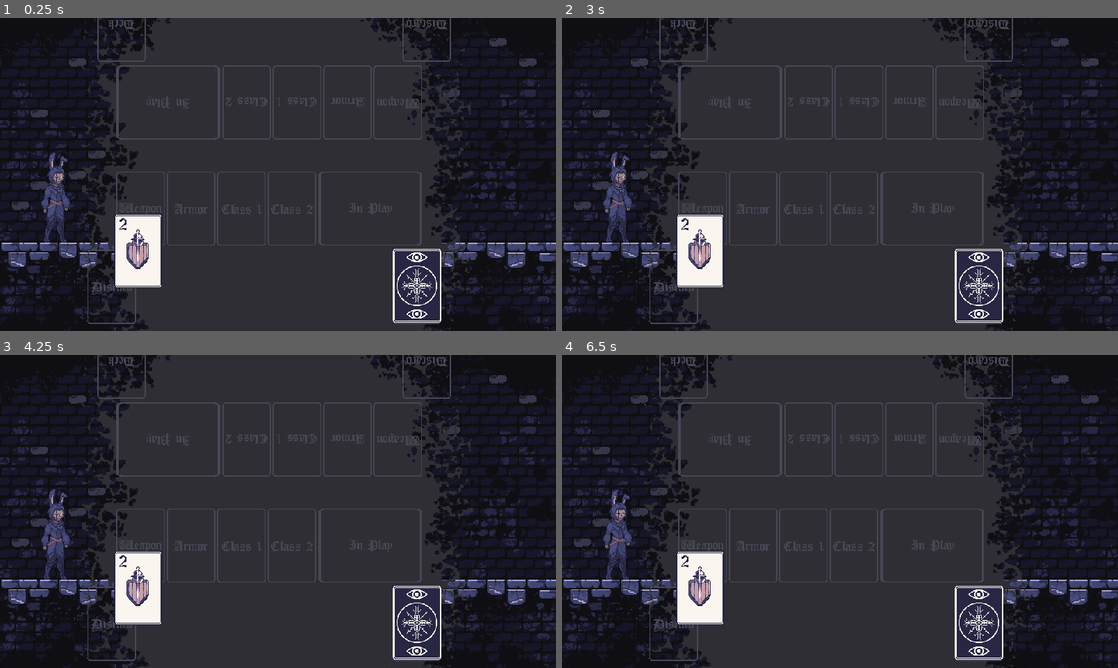
Above: before the commit, frames 1-4 (two rows, left to right).
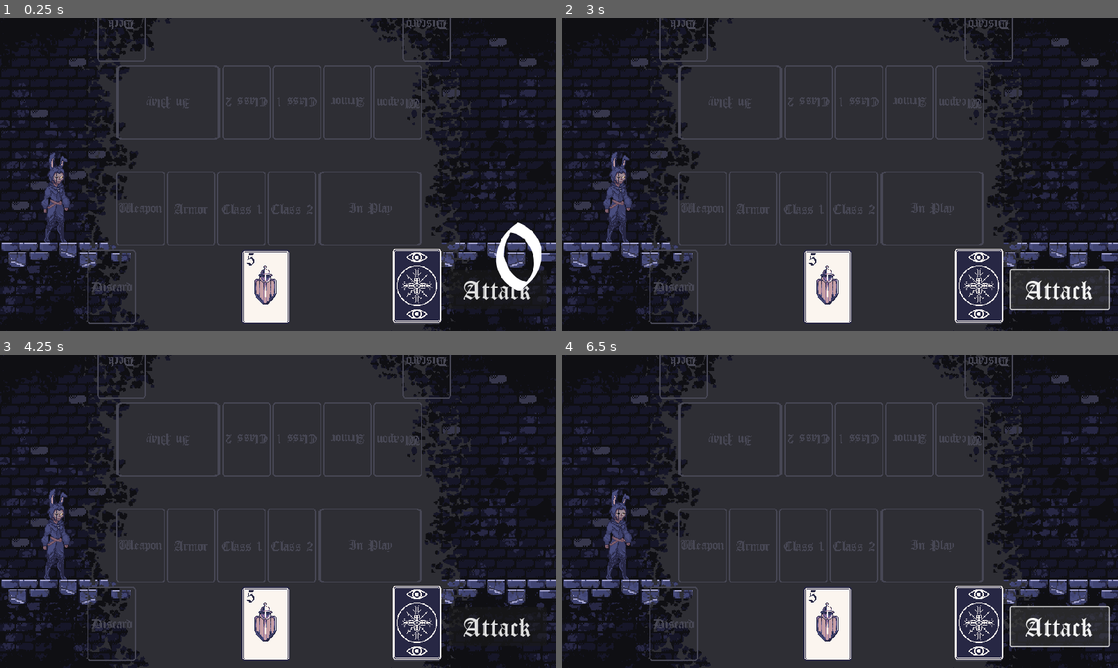
Above: after the commit, the same moments.

Repository: grahamcr4cker/PracticeCards
Game: Godot game, scene res://combat_dungeon.tscn
Two runs of this game, one before a commit and one after it. Both use one fixed random seed, a clock stepped at 60 frames per second and the inputs below.
Inputs (mouse positions are in pixels of both pictures, inside the frame that each line leads up to):
- Up to frame 1 (0.25 s): no input
- Up to frame 2 (3 s): click (1062, 290) at 0.5 s, where only the run after the commit has a clickable "Attack"; click (979, 287) at 1.25 s; click (979, 287) at 2 s; click (1062, 290) at 2.75 s, where only the run after the commit has a clickable "Attack"
- Up to frame 3 (4.25 s): click (417, 624) at 3.5 s
- Up to frame 4 (6.5 s): click (1062, 627) at 4.25 s, where only the run after the commit has a clickable "Attack"; tap Enter at 5.75 s

The runs differ from the first frame. In frame 1, 4.6% of the frame differs, in the area x 20-99%, y 62-98%; in frame 2, 5.0%; in frame 3, 4.0%; in frame 4, 5.0%.
Error after the commit: Invalid access to property or key 'label' on a base object of type 'PackedScene'. (res://player.gd:33)

Commit message:
button change
started working on a button

Diff:
--- a/PlayerDeck.gd
+++ b/PlayerDeck.gd
@@ -1,11 +1,11 @@
 extends TextureButton
 
-@onready var player_hand = $"../Player_hand"
-
-func _ready():
-	var heavy_armor = preload("res://heavy_armor_cards.tscn").instantiate()
-	for card in heavy_armor.get_children():
-		player_hand.add_child(card.duplicate())
+#@onready var player_hand = $"../hand"
+#@onready var heavy_armor = preload("res://heavy_armor_cards.tscn").instantiate()
+#
+#func _ready():
+#	for card in heavy_armor.get_children():
+#		player_hand.add_child(card.duplicate())
 
 	# print(player_hand.get_children()) #<- this print indicates that all 13 cards are in the hand, for sure. We just need to figure out how to display them in the 2D node or Hbox.
 
--- /dev/null
+++ b/Roll Result Indicator.gd
@@ -0,0 +1,17 @@
+extends Node2D
+
+@export var speed : int = 30
+@export var friction : int = 15
+var shift_direction: Vector2 = Vector2.ZERO
+
+@onready var label = $Label
+
+# Called when the node enters the scene tree for the first time.
+func _ready():
+	shift_direction = Vector2(randi_range(-1, 1), randi_range(-1, 1))
+
+
+# Called every frame. 'delta' is the elapsed time since the previous frame.
+func _process(delta):
+	global_position += speed * shift_direction * delta
+	speed = max(speed - friction * delta, 0)
--- a/combat_dungeon.tscn
+++ b/combat_dungeon.tscn
@@ -1,18 +1,19 @@
-[gd_scene load_steps=5 format=3 uid="uid://42qyq0numudm"]
+[gd_scene load_steps=9 format=3 uid="uid://42qyq0numudm"]
 
 [ext_resource type="Texture2D" uid="uid://g3ddrmm8t4rn" path="res://assets/Backgrounds/Background_Dungeon.png" id="1_cb83s"]
 [ext_resource type="PackedScene" uid="uid://bpd4ggfpexeid" path="res://player.tscn" id="2_wg4p0"]
 [ext_resource type="Texture2D" uid="uid://bhwmi0xufos0m" path="res://assets/Card Art/card_back.png" id="3_futgi"]
 [ext_resource type="Script" path="res://PlayerDeck.gd" id="4_0vce2"]
+[ext_resource type="Script" path="res://hand.gd" id="5_hxuek"]
+[ext_resource type="FontFile" uid="uid://diqt2vii6tchx" path="res://assets/Fonts/CloisterBlack.ttf" id="6_krib6"]
+[ext_resource type="PackedScene" uid="uid://bk6oa0oag1iqk" path="res://roll_result_indicator.tscn" id="7_g8lkh"]
 
-[node name="Control" type="Control"]
-layout_mode = 3
-anchors_preset = 15
-anchor_right = 1.0
-anchor_bottom = 1.0
-grow_horizontal = 2
-grow_vertical = 2
-metadata/_edit_use_anchors_ = true
+[sub_resource type="Curve" id="Curve_26ffl"]
+min_value = -1.0
+_data = [Vector2(0, 0), 0.0, 0.0, 0, 1, Vector2(1, 0), 0.0, 0.0, 1, 0]
+point_count = 2
+
+[node name="playspace" type="Node2D"]
 
 [node name="BackgroundDungeon" type="Sprite2D" parent="."]
 position = Vector2(480, 270)
@@ -23,119 +24,140 @@
 position = Vector2(103, 308)
 
 [node name="player_deck" type="Container" parent="."]
-layout_mode = 1
 anchors_preset = -1
 anchor_left = 0.706
 anchor_top = 0.741
 anchor_right = 0.794
 anchor_bottom = 0.978
-offset_left = 0.23999
-offset_top = -0.140045
-offset_right = -0.240051
-offset_bottom = -0.119995
+offset_left = 678.0
+offset_top = 400.0
+offset_right = 678.0
+offset_bottom = 400.02
 tooltip_text = "Deck"
 mouse_default_cursor_shape = 2
+metadata/_edit_use_anchors_ = true
 
 [node name="discard" type="Container" parent="."]
-layout_mode = 1
 anchors_preset = -1
 anchor_left = 0.157
 anchor_top = 0.741
 anchor_right = 0.245
 anchor_bottom = 0.978
-offset_left = 0.279999
-offset_top = -0.140045
-offset_right = -0.200012
-offset_bottom = -0.119995
+offset_left = 151.0
+offset_top = 400.0
+offset_right = 151.0
+offset_bottom = 400.02
 tooltip_text = "Discard"
+metadata/_edit_use_anchors_ = true
 
 [node name="weapon_stack" type="Container" parent="."]
-layout_mode = 0
 offset_left = 201.0
 offset_top = 265.0
 offset_right = 285.0
 offset_bottom = 393.0
 tooltip_text = "Discard"
+metadata/_edit_use_anchors_ = true
 
 [node name="armor_stack" type="Container" parent="."]
-layout_mode = 1
 anchors_preset = -1
 anchor_left = 0.3
 anchor_top = 0.491
 anchor_right = 0.387
 anchor_bottom = 0.728
-offset_top = -0.140015
-offset_right = 0.47998
-offset_bottom = -0.120026
+offset_left = 288.0
+offset_top = 265.0
+offset_right = 288.48
+offset_bottom = 265.02
 tooltip_text = "Discard"
+metadata/_edit_use_anchors_ = true
 
 [node name="class1_stack" type="Container" parent="."]
-layout_mode = 1
 anchors_preset = -1
 anchor_left = 0.391
 anchor_top = 0.491
 anchor_right = 0.478
 anchor_bottom = 0.728
-offset_left = -0.360046
-offset_top = -0.140015
-offset_right = 0.119995
-offset_bottom = -0.120026
+offset_left = 375.0
+offset_top = 265.0
+offset_right = 375.48
+offset_bottom = 265.02
 tooltip_text = "Discard"
+metadata/_edit_use_anchors_ = true
 
 [node name="class2_stack" type="Container" parent="."]
-layout_mode = 1
 anchors_preset = -1
 anchor_left = 0.481
 anchor_top = 0.491
 anchor_right = 0.569
 anchor_bottom = 0.728
-offset_left = 0.23996
-offset_top = -0.140015
-offset_right = -0.23999
-offset_bottom = -0.120026
+offset_left = 462.0
+offset_top = 265.0
+offset_right = 462.0
+offset_bottom = 265.02
 tooltip_text = "Discard"
+metadata/_edit_use_anchors_ = true
 
 [node name="player_inplay" type="Container" parent="."]
-layout_mode = 1
 anchors_preset = -1
 anchor_left = 0.573
 anchor_top = 0.491
 anchor_right = 0.759
 anchor_bottom = 0.728
-offset_left = -0.0800171
-offset_top = -0.140015
-offset_right = 0.359924
-offset_bottom = -0.120026
+offset_left = 550.0
+offset_top = 265.0
+offset_right = 550.44
+offset_bottom = 265.02
 tooltip_text = "Discard"
+metadata/_edit_use_anchors_ = true
 
 [node name="Player Deck" type="TextureButton" parent="."]
-layout_mode = 1
 anchors_preset = -1
 anchor_left = 0.706
 anchor_top = 0.737
 anchor_right = 0.794
 anchor_bottom = 0.974
-offset_left = 0.23999
-offset_top = 0.019989
-offset_right = -0.240051
-offset_bottom = 0.039978
+offset_left = 678.0
+offset_top = 398.0
+offset_right = 762.0
+offset_bottom = 526.0
 texture_normal = ExtResource("3_futgi")
 texture_pressed = ExtResource("3_futgi")
 texture_hover = ExtResource("3_futgi")
 script = ExtResource("4_0vce2")
+metadata/_edit_use_anchors_ = true
+
+[node name="hand" type="Node2D" parent="."]
+position = Vector2(459, 464)
+script = ExtResource("5_hxuek")
+spread_curve = SubResource("Curve_26ffl")
 
 [node name="Player_hand" type="HBoxContainer" parent="."]
-layout_mode = 1
+visible = false
 anchors_preset = -1
 anchor_left = 0.253
 anchor_top = 0.744
 anchor_right = 0.7
 anchor_bottom = 0.972
-offset_left = -3.88002
-offset_top = 0.23999
-offset_right = -6.10352e-05
-offset_bottom = 0.119995
+offset_left = 239.0
+offset_top = 402.0
+offset_right = 242.88
+offset_bottom = 402.0
 grow_horizontal = 2
 grow_vertical = 2
 theme_override_constants/separation = 2
 alignment = 1
+metadata/_edit_use_anchors_ = true
+
+[node name="Attack Button" type="Button" parent="."]
+offset_left = 775.0
+offset_top = 435.0
+offset_right = 944.0
+offset_bottom = 502.0
+theme_override_fonts/font = ExtResource("6_krib6")
+theme_override_font_sizes/font_size = 48
+text = "Attack"
+
+[node name="Roll Result Indicator" parent="." instance=ExtResource("7_g8lkh")]
+position = Vector2(790, 276)
+
+[connection signal="pressed" from="Attack Button" to="Player" method="_on_attack_button_pressed"]
--- /dev/null
+++ b/hand.gd
@@ -0,0 +1,22 @@
+extends Node2D
+
+const CARD = preload("res://cards/armor/heavy armor/five_of_heavy_armor.tscn")
+@onready var hand = $"."
+@export var spread_curve = Curve
+
+func _ready():
+	add_5_cards()
+	set_hand_ratio()
+
+func set_hand_ratio():
+	for card in hand.get_children():
+		var hand_ratio = 0.5
+		var destination = hand.global_transform
+		if get_child_count() > 1:
+			hand_ratio = float(card.get_index())/float(hand.get_child_count() -1)
+
+
+func add_5_cards() -> void:
+	for _x in 5:
+		var card = CARD.instantiate()
+		add_child(card)
--- a/player.gd
+++ b/player.gd
@@ -2,6 +2,8 @@
 
 @onready var animation = $AnimationPlayer
 var total_health = "res://Class.gd.Priest.total_health"
+var mastery_bonus = 3
+const roll_indicator = preload("res://roll_result_indicator.tscn")
 
 
 func updateAnimation():
@@ -10,3 +12,22 @@
 func _physics_process(_delta):
 	move_and_slide()
 	updateAnimation()
+
+
+func _on_attack_button_pressed():
+	var result = randi_range(1,10) + mastery_bonus
+	print(result)
+	spawn_roll_indicator(result) #doesn't work, causes crash
+
+
+func spawn_effect(EFFECT: PackedScene, effect_position: Vector2 = global_position):
+	if EFFECT:
+		var effect = EFFECT.instantiate()
+		get_tree().current_scene.add_child(effect)
+		effect.global_position = effect_position
+		return effect
+
+func spawn_roll_indicator(roll: int):
+	var indicator = roll_indicator
+	if indicator:
+		indicator.label.text = str(roll) #think crash is caused by this. Invalid get index 'label' (on base:PackedScene')
--- /dev/null
+++ b/roll_result_indicator.tscn
@@ -0,0 +1,97 @@
+[gd_scene load_steps=6 format=3 uid="uid://bk6oa0oag1iqk"]
+
+[ext_resource type="Script" path="res://Roll Result Indicator.gd" id="1_2cwkx"]
+[ext_resource type="FontFile" uid="uid://diqt2vii6tchx" path="res://assets/Fonts/CloisterBlack.ttf" id="2_mbvdg"]
+
+[sub_resource type="Animation" id="Animation_xtg6v"]
+resource_name = "show_result"
+tracks/0/type = "method"
+tracks/0/imported = false
+tracks/0/enabled = true
+tracks/0/path = NodePath(".")
+tracks/0/interp = 1
+tracks/0/loop_wrap = true
+tracks/0/keys = {
+"times": PackedFloat32Array(1),
+"transitions": PackedFloat32Array(1),
+"values": [{
+"args": [],
+"method": &"queue_free"
+}]
+}
+tracks/1/type = "value"
+tracks/1/imported = false
+tracks/1/enabled = true
+tracks/1/path = NodePath("Label:scale")
+tracks/1/interp = 1
+tracks/1/loop_wrap = true
+tracks/1/keys = {
+"times": PackedFloat32Array(0, 0.3),
+"transitions": PackedFloat32Array(1, 1),
+"update": 0,
+"values": [Vector2(0.5, 0.5), Vector2(1, 1)]
+}
+tracks/2/type = "value"
+tracks/2/imported = false
+tracks/2/enabled = true
+tracks/2/path = NodePath("Label:modulate")
+tracks/2/interp = 1
+tracks/2/loop_wrap = true
+tracks/2/keys = {
+"times": PackedFloat32Array(0, 0.3, 1),
+"transitions": PackedFloat32Array(1, 1, 1),
+"update": 0,
+"values": [Color(1, 1, 1, 1), Color(1, 1, 1, 1), Color(1, 1, 1, 0)]
+}
+
+[sub_resource type="Animation" id="Animation_5au47"]
+length = 0.001
+tracks/0/type = "value"
+tracks/0/imported = false
+tracks/0/enabled = true
+tracks/0/path = NodePath("Label:scale")
+tracks/0/interp = 1
+tracks/0/loop_wrap = true
+tracks/0/keys = {
+"times": PackedFloat32Array(0),
+"transitions": PackedFloat32Array(1),
+"update": 0,
+"values": [Vector2(0.5, 0.5)]
+}
+tracks/1/type = "value"
+tracks/1/imported = false
+tracks/1/enabled = true
+tracks/1/path = NodePath("Label:modulate")
+tracks/1/interp = 1
+tracks/1/loop_wrap = true
+tracks/1/keys = {
+"times": PackedFloat32Array(0),
+"transitions": PackedFloat32Array(1),
+"update": 0,
+"values": [Color(1, 1, 1, 1)]
+}
+
+[sub_resource type="AnimationLibrary" id="AnimationLibrary_5dyyc"]
+_data = {
+"RESET": SubResource("Animation_5au47"),
+"show_result": SubResource("Animation_xtg6v")
+}
+
+[node name="Roll Result Indicator" type="Node2D"]
+script = ExtResource("1_2cwkx")
+
+[node name="Label" type="Label" parent="."]
+offset_right = 238.0
+offset_bottom = 262.0
+scale = Vector2(0.5, 0.5)
+theme_override_fonts/font = ExtResource("2_mbvdg")
+theme_override_font_sizes/font_size = 200
+text = "0"
+horizontal_alignment = 1
+vertical_alignment = 1
+
+[node name="AnimationPlayer" type="AnimationPlayer" parent="."]
+autoplay = "show_result"
+libraries = {
+"": SubResource("AnimationLibrary_5dyyc")
+}
Binary file added: assets/Fonts/CloisterBlack.ttf
Not shown, added: assets/Fonts/CloisterBlack.ttf.import
